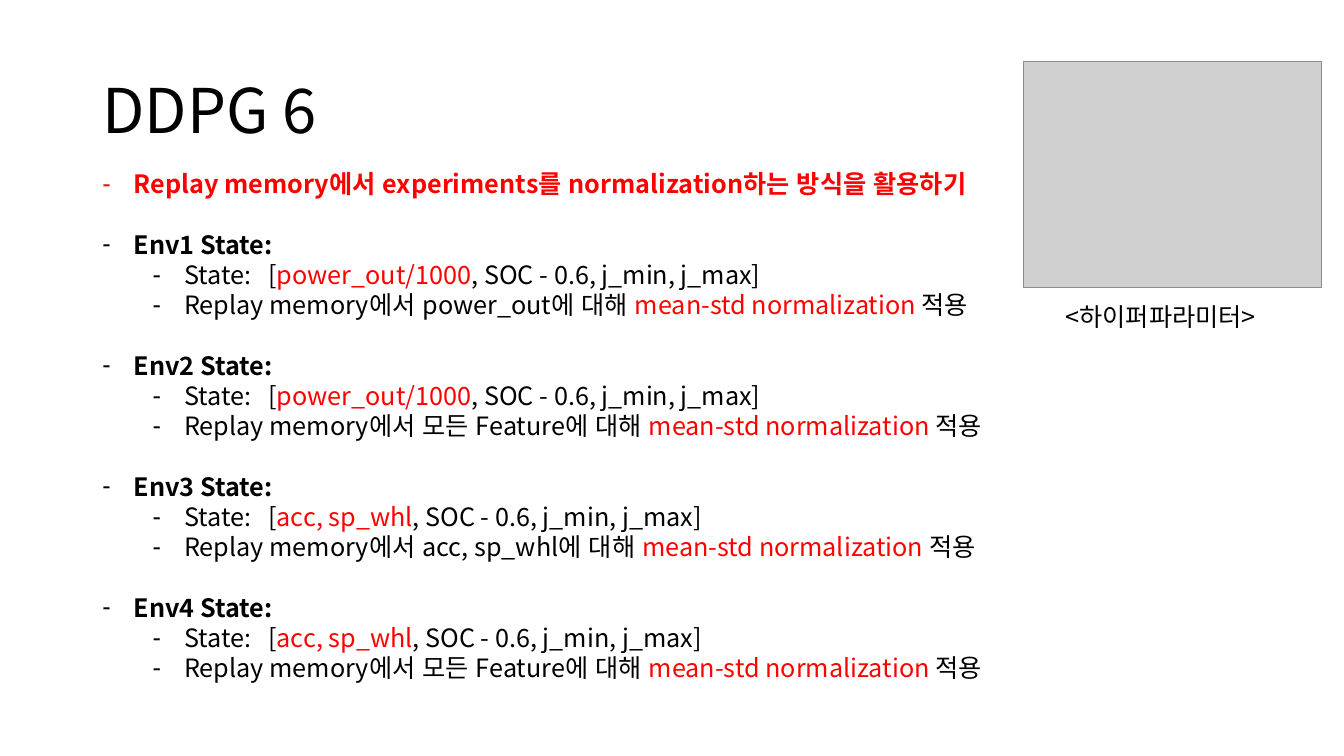
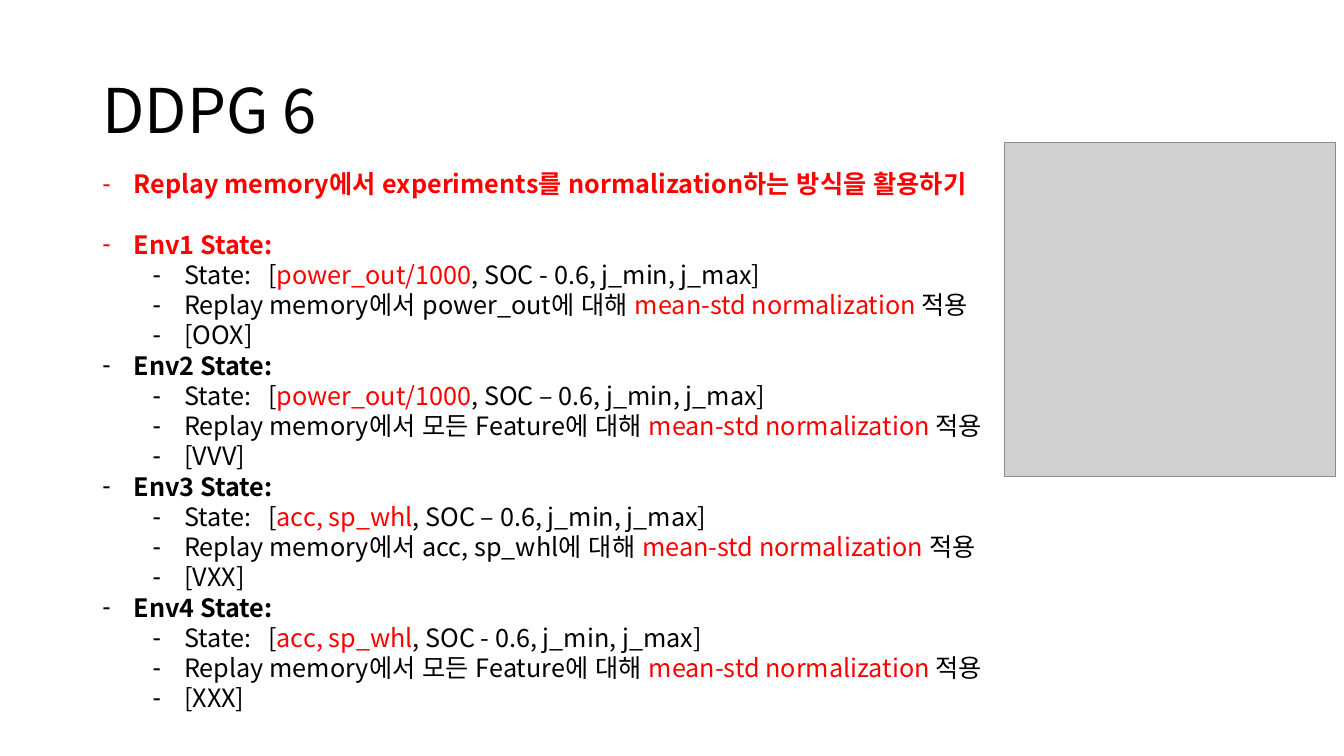
Before and after one commit to zidane89/experiment, a slide deck: slide 16 of 실험정리.pptx (slide 15 before the commit). Drawn at 1344x756 pixels with LibreOffice and Linux fonts; fonts in the diff are those of the drawing; grey boxes stand for pictures. Boxes give left, top, right and bottom in pixels: in the first picture for what was removed or moved away, otherwise in the second. Text is boxed around its words. In the diff, an @@ line names an element or a change of style, - is before the commit and + after.

```diff
--- a/실험정리.pptx
+++ b/실험정리.pptx
@@ picture removed at (1023,62,1322,287) @@
@@ picture added at (1005,143,1336,477) @@
@@ text at (134,235,272,255): text colour #000000 to #FF0000 in "Env1 State:" @@
@@ text at (184,319,252,349): paragraph added @@
+  – [OOX]
@@ text removed at (1066,305,1256,328) @@
-<하이퍼파라미터>
@@ text at (184,385,766,411): text changed @@
-  – State: [power_out/1000, SOC - 0.6, j_min, j_max]
+  – State: [power_out/1000, SOC – 0.6, j_min, j_max]
@@ text at (184,440,245,470): paragraph added @@
+  – [VVV]
@@ text at (184,506,707,532): text changed @@
-  – State: [acc, sp_whl, SOC - 0.6, j_min, j_max]
+  – State: [acc, sp_whl, SOC – 0.6, j_min, j_max]
@@ text at (184,561,244,591): paragraph added @@
+  – [VXX]
@@ text at (184,682,244,712): paragraph added @@
+  – [XXX]
```
Also in this commit, not shown: 1 other slide changed, 3 slides added, 3 other files.
